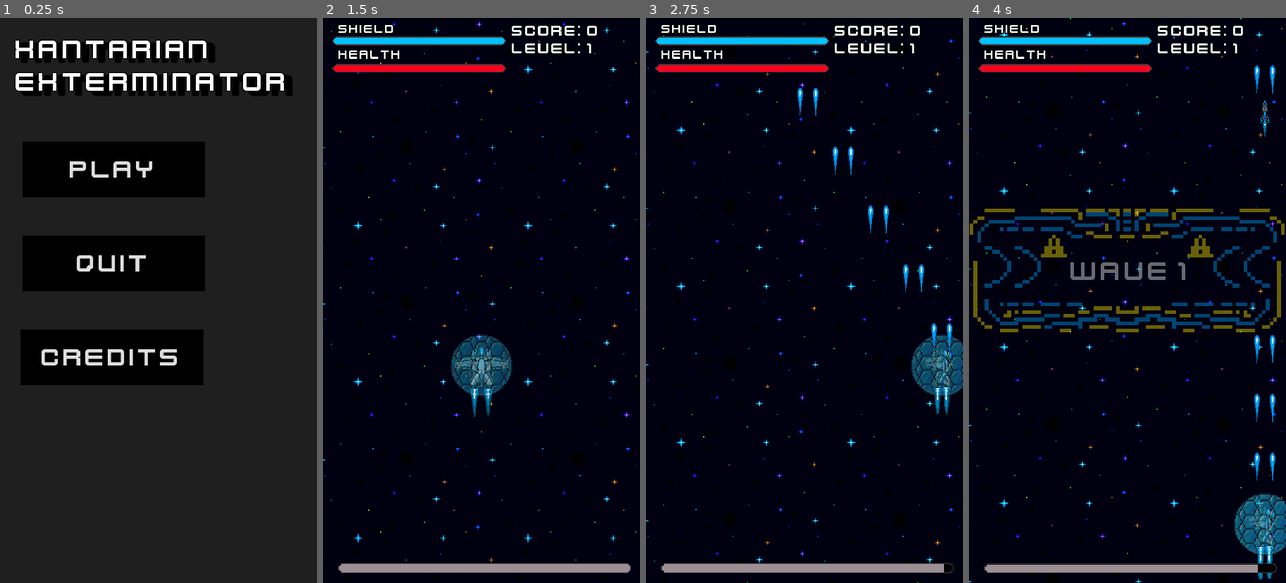
Above: before the commit, frames 1-4 (left to right).
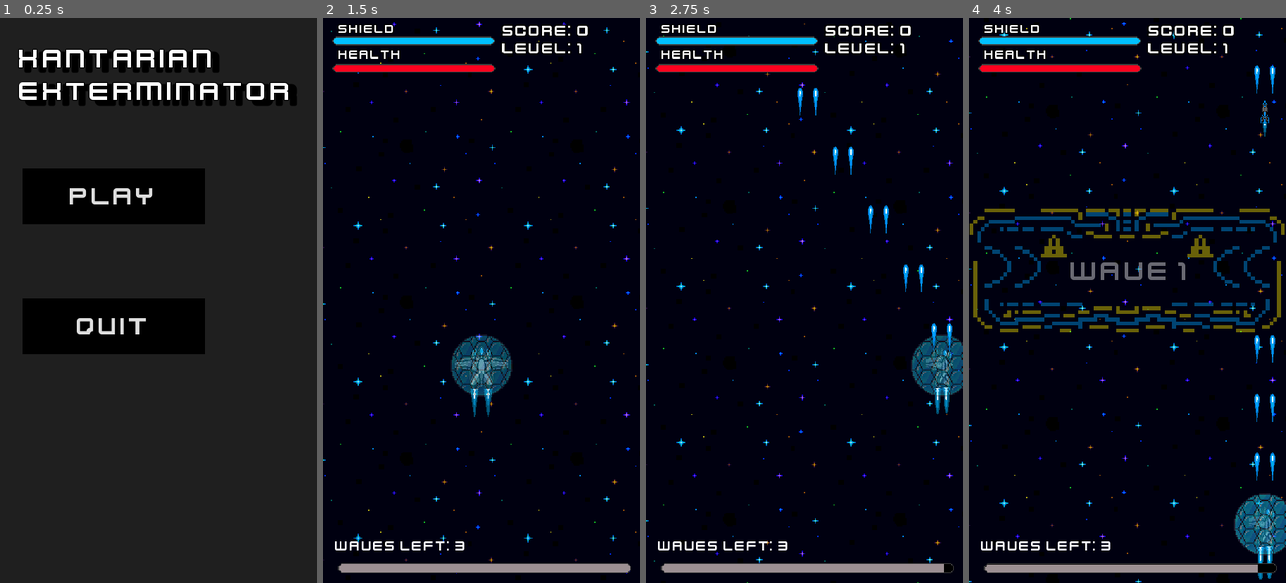
Above: after the commit, the same moments.

Repository: MichaelG-DTE/Final-Godot-DTE-Assessment-Game-Github
Game: Godot game, scene res://Scenes/main_menu.tscn
Same seed, same stepped clock (60 frames per second), same inputs: the game is played once before the commit and once after it.
Inputs (mouse positions are in pixels of both pictures, inside the frame that each line leads up to):
- Up to frame 1 (0.25 s): no input
- Up to frame 2 (1.5 s): click (433, 357) at 0.5 s, where only the run before the commit has a clickable "CREDITS"; click "PLAY" at 1.25 s
- Up to frame 3 (2.75 s): move the mouse to (874, 272) at 2.02 s; press the mouse at (874, 272) at 2.03 s; hold D (Right) from 2.03 s (still down)
- Up to frame 4 (4 s): move the mouse to (1064, 328) at 2.77 s; release D (Right) at 2.78 s; release the mouse at (1064, 328) at 2.78 s; hold S (Down) 2.78-3.53 s; right-click (1064, 328) at 2.85 s; click (1064, 328) at 3.05 s; move the mouse to (1159, 176) at 3.52 s; press the mouse at (1159, 176) at 3.53 s; hold D (Right) from 3.53 s (still down)

The runs differ from the first frame. In frame 1, 24% of the frame differs, in the area x 4-94%, y 3-65%; in frame 2, 1.0%; in frame 3, 1.0%; in frame 4, 1.0%.

Commit message:
Added Comments to all scripts, added more health to Xar'kan'thra, changed spawn times for collectables, and changed missile spawn spots for Xar'kan'thra.

Diff:
--- a/Scenes/final_level.tscn
+++ b/Scenes/final_level.tscn
@@ -229,12 +229,14 @@
 metadata/_edit_use_anchors_ = true
 
 [node name="Xar\'kan\'thraApproach" type="Sprite2D" parent="CanvasLayer/HUD"]
+visible = false
 modulate = Color(1, 1, 1, 0)
 position = Vector2(448.875, 770)
 scale = Vector2(2.20159, 2.15)
 texture = ExtResource("6_oefss")
 
 [node name="Approach" type="Label" parent="CanvasLayer/HUD"]
+visible = false
 layout_mode = 0
 offset_left = 205.0
 offset_top = 735.0
--- a/Scenes/hud.tscn
+++ b/Scenes/hud.tscn
@@ -38,7 +38,7 @@
 "times": PackedFloat32Array(0, 1.5),
 "transitions": PackedFloat32Array(1, 1),
 "update": 0,
-"values": [0.0, 700.0]
+"values": [0.0, 750.0]
 }
 
 [sub_resource type="Animation" id="Animation_d0hcb"]
@@ -75,9 +75,9 @@
 layout_mode = 1
 anchors_preset = 10
 anchor_right = 1.0
-offset_left = 536.0
+offset_left = 509.0
 offset_top = 9.0
-offset_right = -5.0
+offset_right = -32.0
 offset_bottom = 72.0
 grow_horizontal = 2
 text = "Score: 9999"
@@ -85,9 +85,9 @@
 
 [node name="Level" type="Label" parent="."]
 layout_mode = 0
-offset_left = 536.0
+offset_left = 509.0
 offset_top = 60.0
-offset_right = 889.0
+offset_right = 862.0
 offset_bottom = 128.0
 text = "Level: 1"
 label_settings = SubResource("LabelSettings_l8x45")
@@ -105,7 +105,7 @@
 layout_mode = 0
 offset_left = 27.0
 offset_top = 53.0
-offset_right = 520.0
+offset_right = 488.0
 offset_bottom = 78.0
 
 [node name="Health" type="Label" parent="."]
@@ -121,7 +121,7 @@
 layout_mode = 0
 offset_left = 27.0
 offset_top = 130.0
-offset_right = 520.0
+offset_right = 490.0
 offset_bottom = 155.0
 
 [node name="BossHealthBarOne" parent="." instance=ExtResource("5_dgpsm")]
@@ -131,7 +131,7 @@
 offset_top = 375.0
 offset_right = 828.0
 offset_bottom = 408.0
-max_value = 550.0
+max_value = 750.0
 
 [node name="BossHealthBarTwo" parent="." instance=ExtResource("6_mbacu")]
 visible = false
@@ -140,7 +140,7 @@
 offset_top = 375.0
 offset_right = 828.0
 offset_bottom = 408.0
-max_value = 700.0
+max_value = 850.0
 value = 0.0
 tint_over = Color(0.113725, 0.113725, 0.113725, 1)
 tint_progress = Color(0.403922, 0, 0, 1)
--- a/Scenes/level_one.tscn
+++ b/Scenes/level_one.tscn
@@ -105,6 +105,10 @@
 "WarningFlashing": SubResource("Animation_ux418")
 }
 
+[sub_resource type="LabelSettings" id="LabelSettings_1pcbx"]
+font = ExtResource("6_4guqa")
+font_size = 40
+
 [sub_resource type="Animation" id="Animation_gowww"]
 resource_name = "Background"
 length = 0.9
@@ -225,6 +229,16 @@
 value = 40.0
 tint_progress = Color(0.6118, 0.558706, 0.575281, 1)
 
+[node name="WaveCounter" type="Label" parent="UI_Layer"]
+offset_left = 33.0
+offset_top = 1473.0
+offset_right = 267.0
+offset_bottom = 1525.0
+text = "Wave: 1"
+label_settings = SubResource("LabelSettings_1pcbx")
+horizontal_alignment = 1
+vertical_alignment = 3
+
 [node name="Background" type="Sprite2D" parent="."]
 texture_repeat = 2
 position = Vector2(-72, 0)
--- a/Scenes/main_menu.tscn
+++ b/Scenes/main_menu.tscn
@@ -40,10 +40,10 @@
 
 [node name="Title" type="Label" parent="."]
 layout_mode = 1
-offset_left = 44.0
-offset_top = 43.0
-offset_right = 1024.0
-offset_bottom = 226.0
+offset_left = 55.0
+offset_top = 70.0
+offset_right = 1035.0
+offset_bottom = 253.0
 text = "XANTARIAN
 EXTERMINATOR"
 label_settings = SubResource("LabelSettings_c0kw1")
@@ -55,9 +55,9 @@
 anchor_top = 0.5
 anchor_bottom = 0.5
 offset_left = 64.0
-offset_top = -450.0
+offset_top = -374.0
 offset_right = 583.0
-offset_bottom = -292.0
+offset_bottom = -216.0
 grow_vertical = 2
 theme = SubResource("Theme_y1miy")
 theme_override_fonts/font = ExtResource("1_kpvpt")
@@ -70,9 +70,9 @@
 anchor_top = 0.5
 anchor_bottom = 0.5
 offset_left = 64.0
-offset_top = -184.0
+offset_top = -5.0
 offset_right = 583.0
-offset_bottom = -26.0
+offset_bottom = 153.0
 grow_vertical = 2
 theme = SubResource("Theme_y1miy")
 theme_override_fonts/font = ExtResource("1_kpvpt")
@@ -80,25 +80,9 @@
 text = "QUIT
 "
 
-[node name="Credits" type="Button" parent="."]
-layout_mode = 1
-anchors_preset = 4
-anchor_top = 0.5
-anchor_bottom = 0.5
-offset_left = 59.0
-offset_top = 83.0
-offset_right = 578.0
-offset_bottom = 241.0
-grow_vertical = 2
-theme = SubResource("Theme_y1miy")
-theme_override_fonts/font = ExtResource("1_kpvpt")
-theme_override_font_sizes/font_size = 75
-text = "CREDITS"
-
 [node name="MainMenuMusic" type="AudioStreamPlayer" parent="."]
 stream = ExtResource("3_ldri6")
 autoplay = true
 
 [connection signal="pressed" from="PlayButton" to="." method="_on_play_button_pressed"]
 [connection signal="pressed" from="QuitButton" to="." method="_on_quit_button_pressed"]
-[connection signal="pressed" from="Credits" to="." method="_on_credits_pressed"]
--- a/Scenes/xar'kan'thra.tscn
+++ b/Scenes/xar'kan'thra.tscn
@@ -16,7 +16,6 @@
 polygon = PackedVector2Array(-28, 120, -32, 131, -58, 126, -64, 72, -57, 36, -48.1504, 18.3107, -63, 16, -67, 67, -75,  …(640 unchanged characters)…
 
 [node name="TIMERS" type="Node2D" parent="."]
-scale = Vector2(1, 1)
 
 [node name="Laser_1_shoot_timer" type="Timer" parent="TIMERS"]
 wait_time = 0.3
@@ -44,37 +43,34 @@
 [node name="PEWPEW" type="Node2D" parent="."]
 
 [node name="Missile_PEWPEW" type="Marker2D" parent="PEWPEW"]
-position = Vector2(-53.4094, 147.669)
+position = Vector2(-23.231, 153)
 
 [node name="Missile_PEWPEW2" type="Marker2D" parent="PEWPEW"]
-position = Vector2(54.4205, 146.652)
+position = Vector2(23.231, 153)
 
 [node name="Missile_PEWPEW3" type="Marker2D" parent="PEWPEW"]
-position = Vector2(-83.9273, 134.445)
-scale = Vector2(1, 1)
+position = Vector2(-83.9273, 139.87)
 
 [node name="Missile_PEWPEW4" type="Marker2D" parent="PEWPEW"]
-position = Vector2(83.927, 133.428)
-scale = Vector2(1, 1)
+position = Vector2(83.927, 138.853)
 
 [node name="Laser_1_PEWPEW" type="Marker2D" parent="PEWPEW"]
-position = Vector2(-60.6967, 118.681)
+position = Vector2(-60.6967, 127.158)
 
 [node name="Laser_1_PEWPEW2" type="Marker2D" parent="PEWPEW"]
-position = Vector2(60.6967, 119.698)
+position = Vector2(60.6967, 128.175)
 
 [node name="Laser_2_PEWPEW" type="Marker2D" parent="PEWPEW"]
-position = Vector2(-82.0592, 104.1)
+position = Vector2(-82.0592, 109.186)
 
 [node name="Laser_2_PEWPEW2" type="Marker2D" parent="PEWPEW"]
-position = Vector2(82.0592, 106.134)
+position = Vector2(82.0592, 109.864)
 
 [node name="Laser_3_PEWPEW" type="Marker2D" parent="PEWPEW"]
 position = Vector2(-3.8147e-06, 94.9445)
 
 [node name="SpawnCollectables" type="Marker2D" parent="PEWPEW"]
 position = Vector2(0, 119.698)
-scale = Vector2(1, 1)
 
 [connection signal="timeout" from="TIMERS/Laser_1_shoot_timer" to="." method="_on_laser_1_shoot_timer_timeout"]
 [connection signal="timeout" from="TIMERS/Laser_2_shoot_timer" to="." method="_on_laser_2_shoot_timer_timeout"]
--- a/Scripts/BossMissile.gd
+++ b/Scripts/BossMissile.gd
@@ -3,6 +3,7 @@
 @export var speed = 600
 @export var damage = 3
 
+#the starting position of the missile, later called for instantiating
 func start(pos):
 	position = pos
 
@@ -10,10 +11,12 @@
 func _physics_process(delta):
 	global_position.y += speed * delta
 
+#Entering the player causes damage who knew
 func _on_body_entered(body):
 	if body is Player:
 		body.take_damage(damage)
 		queue_free()
 
+#same thing again. if not on screen, deleted
 func _on_visible_on_screen_notifier_2d_screen_exited():
 	queue_free()
--- a/Scripts/EnemyShield.gd
+++ b/Scripts/EnemyShield.gd
@@ -2,6 +2,7 @@
 
 @export var EnemyShieldHealth = 4
 
+#enemy shield takes damage nothing more nothing less
 func take_damage(amount):
 	EnemyShieldHealth -= amount
 	if EnemyShieldHealth <= 0:
--- a/Scripts/GameOverScreen.gd
+++ b/Scripts/GameOverScreen.gd
@@ -1,11 +1,15 @@
 extends Control
 
+#like I said earlier, why, oh why would you leave such a good game?
 func _on_quit_button_pressed():
+	GlobalVar.score = 0
 	get_tree().change_scene_to_file("res://Scenes/main_menu.tscn")
 
+#try again!
 func _on_restart_button_pressed():
 	GlobalVar.score = 0
 	get_tree().reload_current_scene()
 
+#sets the current score to be displayed on the gameoverscreen
 func set_score(score):
 	$Panel/Score.text = "Score: " + str(GlobalVar.score)
--- a/Scripts/GlobalVar.gd
+++ b/Scripts/GlobalVar.gd
@@ -1,16 +1,19 @@
 extends Node
 
+#setting score
 var score = 0
 
+#setting player variables
 var shield_health = 15
 
 var health = 20
 
-var xarkanthras_health_bar_one = 550
+#setting boss variables
+var xarkanthras_health_bar_one = 750
 
-var xarkanthras_health_bar_two = 700
+var xarkanthras_health_bar_two = 850
 
-var xarkanthras_shield = 75
+var xarkanthras_shield = 90
 
 #if dead = false, then the player can move and shoot
 var dead = false
--- a/Scripts/HUD.gd
+++ b/Scripts/HUD.gd
@@ -2,19 +2,24 @@
 
 var second_stage = false
 
+#processes the current health and shield of the player, based on the global variable, then assigns it to the labels and bars
 func _process(delta):
 	$Score.text = "Score: " + str(GlobalVar.score)
 	$Level.text = "Level: " + str(get_tree().current_scene.level)
 	$ShieldBar.value = GlobalVar.shield_health
 	$HealthBar.value = GlobalVar.health
 
+	#Handles the boss health bar spawning after the cutscene, and changing health bars in the animation, in the second stage
 	if get_tree().current_scene.level == 4:
 		if !GlobalVar.is_in_cutscene:
+			#to ensure the bar exists
 			if get_node_or_null("BossHealthBarOne") != null:
 				$BossHealthBarOne.visible = true
+				#assigns the value of the boss health bar to the global variable
 				$BossHealthBarOne.value = GlobalVar.xarkanthras_health_bar_one
 			if GlobalVar.xarkanthras_health_bar_one <= 0:
 				$BossHealthBarOne.visible = false
+				#assigns the value of the second boss health bar to the global variable
 				$BossHealthBarTwo.value = GlobalVar.xarkanthras_health_bar_two
 				$BossHealthBarTwo.visible = true
 				if second_stage == false:
--- a/Scripts/boss_laser.gd
+++ b/Scripts/boss_laser.gd
@@ -15,11 +15,13 @@
 func _on_visible_on_screen_notifier_2d_screen_exited():
 	queue_free()
 
+#Entering the player causes damage who knew
 func _on_body_entered(body):
 	if body is Player:
 		body.take_damage(damage)
 		queue_free()
 
+#Entering the shield causes damage who knew
 func _on_shield_area_entered(area):
 	if area is Shield:
 		area.take_damage(damage)
--- a/Scripts/boss_shield.gd
+++ b/Scripts/boss_shield.gd
@@ -1,5 +1,6 @@
 class_name bossshield extends Area2D
 
+#boss shield takes damage what else
 func take_damage(amount):
 	GlobalVar.xarkanthras_shield -= amount
 	if GlobalVar.xarkanthras_shield == 0:
--- a/Scripts/enemy_laser.gd
+++ b/Scripts/enemy_laser.gd
@@ -4,21 +4,26 @@
 @export var speed = 1000
 @export var damage = 1
 
+#starting pos of the laser
 func start(pos):
 	position = pos
 
+#the global position added to speed (1000), then multiplied by time/ frames (delta), every second
 func _physics_process(delta):
 	global_position.y += speed * delta
 
+#thing off screen go disappear
 func _on_visible_on_screen_notifier_2d_screen_exited():
 	queue_free()
 
+#Entering the player causes damage who knew
 func _on_body_entered(body):
 	if body is Player:
 		body.take_damage(damage)
 		print("you got shot lol")
 		queue_free()
 
+#Entering the shield causes damage who knew
 func _on_area_entered(area):
 	if area is Shield:
 		area.take_damage(damage)
--- a/Scripts/final_level.gd
+++ b/Scripts/final_level.gd
@@ -16,17 +16,22 @@
 var player = null
 
 func _ready():
+	#on ready, get the player and boss, and confirm they are not null
 	player = get_tree().get_first_node_in_group("players")
 	boss = get_tree().get_first_node_in_group("BOSS")
 	assert(boss!=null)
 	assert(player!=null)
+	#setting variables just in case
 	GlobalVar.shield_health = 15
 	GlobalVar.health = 20
 	GlobalVar.is_in_cutscene = true
+	#setting the global position of the player
 	player.global_position = Vector2(screensize.x / 2, player_spawn_pos.global_position.y)
+	#connecting player signals
 	player.laser_shot.connect(_on_player_laser_shot)
 	player.missile_shot.connect(_on_player_missile_shot)
 	player.killed.connect(_on_player_killed)
+	#warning text and animation plays
 	$"CanvasLayer/HUD/Xar'kan'thraApproach".visible = true
 	$CanvasLayer/HUD/Approach.visible = true
 	$Warning.play("ApproachWarning")
@@ -34,6 +39,7 @@
 	$"CanvasLayer/HUD/Xar'kan'thraApproach".visible = false
 	$CanvasLayer/HUD/Approach.visible = false
 
+#seriously, why would you quit such an amazing game tho?
 func _process(delta):
 	if Input.is_action_just_pressed("Quit"):
 		get_tree().change_scene_to_file("res://Scenes/main_menu.tscn")
@@ -44,11 +50,13 @@
 	laser.global_position = location
 	laser_container.add_child(laser)
 
+#shootinh missiles in dis house
 func _on_player_missile_shot(missile_scene, location):
 	var missile = missile_scene.instantiate()
 	missile.global_position = location
 	missile_container.add_child(missile)
 
+#when player dies, game over screen appears and level fail music plays
 func _on_player_killed():
 	print("game over")
 	gos.set_score(GlobalVar.score)
@@ -58,6 +66,7 @@
 	await get_tree().create_timer(1.25)
 	gos.get_node("LevelFailMusic").playing = true
 
+#timer timesout, and boss 'warps in'
 func _on_start_of_boss_fight_timeout():
 	$XarkanthraApproach.play("boss_warp")
 	await $XarkanthraApproach.animation_finished
--- a/Scripts/laser.gd
+++ b/Scripts/laser.gd
@@ -12,11 +12,13 @@
 func _on_visible_on_screen_notifier_2d_screen_exited():
 	queue_free()
 
+#enemies take damage etc
 func _on_area_entered(area):
 	if area is Enemy or Enemy2 or Enemy3 or Boss:
 		area.take_damage(damage)
 		queue_free()
 
+#enemy shields take damage
 func _on_shield_area_entered(area):
 	if area is EnemyShield or bossshield:
 		area.take_damage(damage)
--- a/Scripts/level_complete_screen.gd
+++ b/Scripts/level_complete_screen.gd
@@ -1,5 +1,6 @@
 extends Control
 
+#handles the level changing
 func _on_next_level_pressed():
 	if get_tree().current_scene.level == 1:
 		print("Go to level 2")
@@ -11,9 +12,11 @@
 		get_tree().change_scene_to_file("res://Scenes/final_level.tscn")
 	else:
 		pass
-
+#leave the game I guess
 func _on_quit_game_pressed():
+	GlobalVar.score = 0
 	get_tree().change_scene_to_file("res://Scenes/main_menu.tscn")
 
+#sets the current score
 func set_score(score):
 	$Panel/Score.text = "Score: " + str(GlobalVar.score)
--- a/Scripts/level_one.gd
+++ b/Scripts/level_one.gd
@@ -58,7 +58,7 @@
 		get_tree().change_scene_to_file("res://Scenes/main_menu.tscn")
 	$UI_Layer/TimerBar.max_value = $EndOfWave.wait_time
 	$UI_Layer/TimerBar.value = $EndOfWave.time_left
-
+	$UI_Layer/WaveCounter.text = "Waves Left: " +str(waves)
 
 #shootin lasars in dis house
 func _on_player_laser_shot(laser_scene, location):
--- a/Scripts/main_menu.gd
+++ b/Scripts/main_menu.gd
@@ -1,10 +1,9 @@
 extends Control
 
+#play the game
 func _on_play_button_pressed():
 	get_tree().change_scene_to_file("res://Scenes/level_one.tscn")
 
+#no dont leave pls
 func _on_quit_button_pressed():
 	get_tree().quit()
-
-func _on_credits_pressed():
-	pass
--- a/Scripts/missile.gd
+++ b/Scripts/missile.gd
@@ -7,10 +7,12 @@
 func _physics_process(delta):
 	global_position.y += speed * delta
 
+#enemies take damage
 func _on_area_entered(area):
 	if area is Enemy or Enemy2 or Enemy3 or Boss:
 		area.take_damage(damage)
 		queue_free()
 
+#im not going over this again you should know by now
 func _on_visible_on_screen_notifier_2d_screen_exited():
 	queue_free()
--- a/Scripts/pause_menu.gd
+++ b/Scripts/pause_menu.gd
@@ -1,9 +1,11 @@
 extends Control
 
+#pause button pressed
 func _input(event):
 	if event.is_action_pressed("Pause"):
 		swap_pause_state()
 
+#swaps between paused and unpaused
 func swap_pause_state():
 	if not self.visible:
 		self.visible = true
@@ -12,17 +14,18 @@
 		get_tree().paused = false
 		self.visible = false
 
-
+#continues the game
 func _on_resume_pressed():
 	get_tree().paused = false
 	self.visible = false
 
-
+#leave the game yeah yeah i know
 func _on_quit_pressed():
+	GlobalVar.score = 0
 	get_tree().paused = false
 	get_tree().change_scene_to_file("res://Scenes/main_menu.tscn")
 
-
+#restart the level? alright then
 func _on_restart_pressed():
 	get_tree().paused = false
 	get_tree().reload_current_scene()
--- a/Scripts/player_shield.gd
+++ b/Scripts/player_shield.gd
@@ -1,8 +1,10 @@
 class_name Shield extends Area2D
 
+#shield takes damage from enemy lasers
 func take_damage(amount):
 	GlobalVar.shield_health -= amount
 
+#makes the shield visible and invisible depending on whether shield health is there or not
 func _process(delta):
 	if GlobalVar.shield_health <= 0:
 		set_deferred("monitorable", false)
--- a/Scripts/xantarian_fightercraft.gd
+++ b/Scripts/xantarian_fightercraft.gd
@@ -2,6 +2,7 @@
 
 signal killed(score)
 
+#variables
 var bullet_scene =  preload("res://Scenes/enemy_laser.tscn")
 var health_scene = preload("res://Scenes/health_collectable.tscn")
 var shield_scene = preload("res://Scenes/shield_collectable.tscn")
@@ -13,9 +14,11 @@
 @export var damage = 1
 @export var points = 100
 
+#enemy go down because math
 func _physics_process(delta):
 	global_position.y += speed * delta
 
+#random chance to drop either health or shield collectable
 func die():
 	if randf() >= 0.75:
 		if randf() >= 0.5:
@@ -28,21 +31,25 @@
 			s.global_position = $".".global_position
 	set_deferred("monitoring", false)
 
+#enemy dies if enters the player
 func _on_body_entered(body):
 	if body is Player:
 		body.take_damage(damage)
 		print("Enemy 2 Committed Die")
 		queue_free()
 
+#shoots laser
 func _on_shoot_timer_timeout():
 	var b = bullet_scene.instantiate()
 	get_tree().root.add_child(b)
 	b.start($PEwpEw.global_position)
 
+#leave screen, lose points
 func _on_visible_on_screen_notifier_2d_screen_exited():
 	GlobalVar.score -= points / 2
 	queue_free()
 
+#takes damage from player
 func take_damage(amount):
 	hp -= amount
 	if hp <= 0:
--- a/Scripts/xantarian_heavy_support.gd
+++ b/Scripts/xantarian_heavy_support.gd
@@ -2,6 +2,7 @@
 
 signal killed(score)
 
+#variables
 var bullet_scene =  preload("res://Scenes/enemy_laser.tscn")
 var health_scene = preload("res://Scenes/health_collectable.tscn")
 var shield_scene = preload("res://Scenes/shield_collectable.tscn")
@@ -13,9 +14,11 @@
 @export var damage = 1
 @export var points = 150
 
+#enemy moves down screen
 func _physics_process(delta):
 	global_position.y += speed * delta
 
+#drops collectable on death
 func die():
 	if randf() >= 0.85:
 		if randf() >= 0.5:
@@ -28,22 +31,25 @@
 			s.global_position = $".".global_position
 	set_deferred("monitoring", false)
 
+#instantiates, shoots
 func _on_shoot_timer_timeout():
 	var b = bullet_scene.instantiate()
 	get_tree().root.add_child(b)
 	b.start($pewpPew.global_position)
 
-
+#enters player and dies
 func _on_body_entered(body):
 	if body is Player:
 		body.take_damage(damage)
 		print("Enemy 3 Committed Die")
 		queue_free()
 
+#leave screen die you get it know
 func _on_visible_on_screen_notifier_2d_screen_exited():
 	GlobalVar.score -= points / 2
 	queue_free()
 
+#dies if you kill it wow
 func take_damage(amount):
 	hp -= amount
 	if hp <= 0:
--- a/Scripts/xantarian_skimmer.gd
+++ b/Scripts/xantarian_skimmer.gd
@@ -2,10 +2,11 @@
 
 signal killed(score)
 
+#VARIABLES
+
 var bullet_scene = preload("res://Scenes/enemy_laser.tscn")
 var health_scene = preload("res://Scenes/health_collectable.tscn")
 var shield_scene = preload("res://Scenes/shield_collectable.tscn")
-
 
 @export var speed = 500
 @export var hp = 1
@@ -20,9 +21,11 @@
 func _ready():
 	rate_of_fire = randf_range(1, 20)
 
+#enemy moves down screen
 func _physics_process(delta):
 	global_position.y += speed * delta
 
+#enemy dies youve heard it already
 func die():
 	if randf() >= 0.5:
 		if randf() >= 0.5:
@@ -35,12 +38,14 @@
 			s.global_position = $".".global_position
 	set_deferred("monitoring", false)
 
+#enter player, die
 func _on_body_entered(body):
 	if body is Player:
 		body.take_damage(damage)
 		print("Enemy Committed Die")
 		queue_free()
 
+#shoots, instantiates, shoots, etc
 func _on_shoot_timer_timeout():
 	shoot(pewpew_1.global_position)
 	shoot(pewpew_2.global_position)
@@ -52,10 +57,12 @@
 	get_tree().root.add_child(b)
 	b.start(location)
 
+#no im not doing this again
 func _on_visible_on_screen_notifier_2d_screen_exited():
 	GlobalVar.score -= points / 2
 	queue_free()
 
+#take damage off you go bye
 func take_damage(amount):
 	hp -= amount
 	if hp <= 0:
--- a/Scripts/xar'kan'thra.gd
+++ b/Scripts/xar'kan'thra.gd
@@ -73,24 +73,27 @@
 func _physics_process(delta):
 	global_position.x += speed * delta
 
+#when boss takes damage, boss loses health and spawns collectables
 func take_damage(amount):
 	GlobalVar.score += 50
 	if randf() >= 0.5:
 		if randf() >= 0.5:
 			if randf() >= 0.5:
-				var h = health_scene.instantiate()
-				get_tree().root.add_child(h)
-				h.global_position = spawn_collectables.global_position
-			else:
-				var s = shield_scene.instantiate()
-				get_tree().root.add_child(s)
-				s.global_position = spawn_collectables.global_position
+				if randf() >= 0.5:
+					var h = health_scene.instantiate()
+					get_tree().root.add_child(h)
+					h.global_position = spawn_collectables.global_position
+				else:
+					var s = shield_scene.instantiate()
+					get_tree().root.add_child(s)
+					s.global_position = spawn_collectables.global_position
 	GlobalVar.xarkanthras_health_bar_one -= amount
 	if GlobalVar.xarkanthras_health_bar_one <= 0:
 		GlobalVar.xarkanthras_health_bar_two -= amount
 		if GlobalVar.xarkanthras_health_bar_two <= 0:
 			queue_free()
 
+#spawns shield when the timer runs out
 func _on_shield_spawn_timer_timeout():
 	if !GlobalVar.is_in_cutscene:
 		var s = boss_shield.instantiate()
@@ -99,6 +102,7 @@
 		$TIMERS/ShieldSpawnTimer.wait_time = randf_range(10, 20)
 		$TIMERS/ShieldSpawnTimer.start()
 
+#moves around to keep the battle spicy
 func _on_move_timer_timeout():
 	if !GlobalVar.is_in_cutscene:
 		if boss_direction == 1:
Not shown: 1 places in Scenes/laser.tscn that only renumber resources
Not shown: 1 places in Scenes/level_one.tscn that only renumber resources
